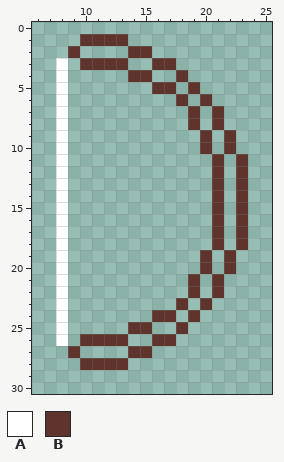
A pixel-art file gets an edit: Assets/Sprites/Aseprite~/Items/WoodenBow.aseprite. This is how it looked before the edit.
32x32 pixels, 1 frame. Shown: x 6..25, y 0..30.
Palette (. is transparent): A #ffffff  B #5e342d
Now the later version:
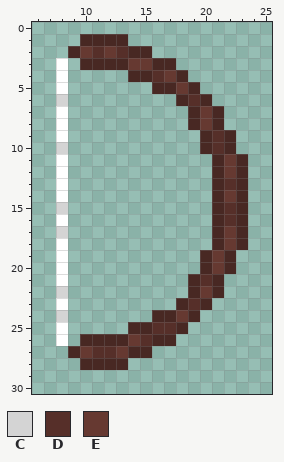
Colours new in this view: C #d4d4d4  D #562f29  E #663931
Change:
colour B: #5e342d -> #482823
Changed rows in their new state; - is a pixel that keeps its letter.
first column x 8:
 2 --EDED---------
 3 ------EE-------
 4 --------DE-----
 5 ----------E----
 6 C----------D---
 7 ------------E--
 8 ------------E--
 9 -------------D-
10 C------------D-
11 --------------E
12 --------------E
13 --------------D
14 --------------E
15 C-------------D
16 --------------D
17 C-------------E
18 --------------E
19 -------------E-
20 -------------E-
21 ------------D--
22 C-----------E--
23 -----------D---
24 C---------E----
25 --------DD-----
26 ------ED-------
27 --EDDE---------
